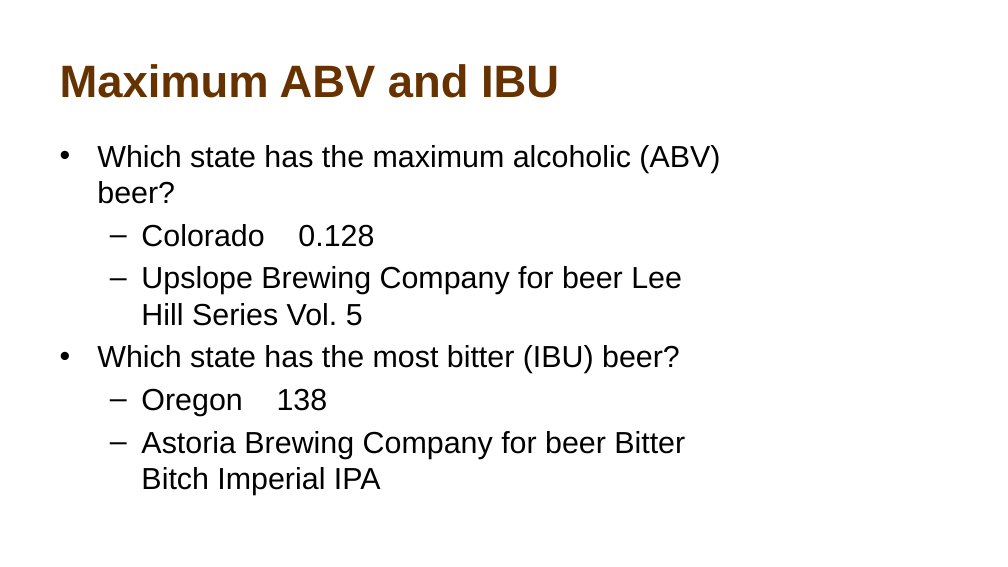
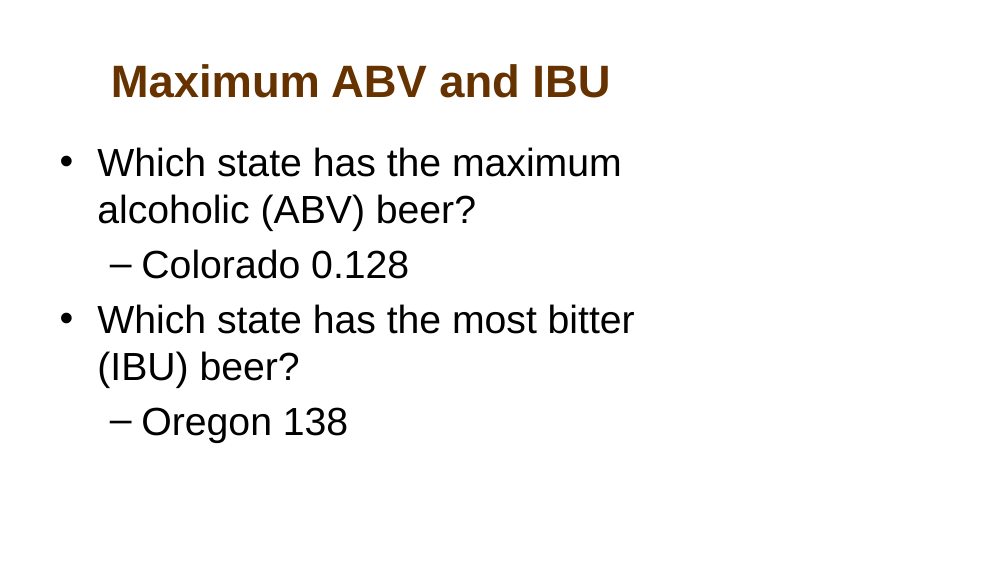
Before and after one commit to atiakor0/Beer_Study, a slide deck: slide 11 of Beer Study.pptx. Drawn at 1008x567 pixels with LibreOffice and Linux fonts; fonts in the diff are those of the drawing; background and template pictures are left out. Boxes give left, top, right and bottom in pixels: in the first picture for what was removed or moved away, otherwise in the second. Text is boxed around its words. In the diff, an @@ line names an element or a change of style, - is before the commit and + after.

```diff
--- a/Beer Study.pptx
+++ b/Beer Study.pptx
@@ title "Maximum ABV and IBU": place and size @@
-title "Maximum ABV and IBU" at (60, 64, 559, 98)
+title "Maximum ABV and IBU" at (111, 64, 610, 98)
@@ title "Maximum ABV and IBU" at (111, 64, 610, 98): alignment left to centre @@
@@ text "Which state has the maximum ..." at (97, 147, 635, 443): size 21.7 to 28 pt; more space between paragraphs @@
@@ text at (141, 266, 682, 326): paragraph removed @@
-  – Upslope Brewing Company for beer Lee Hill Series Vol. 5
@@ text at (141, 431, 685, 495): paragraph removed @@
-  – Astoria Brewing Company for beer Bitter Bitch Imperial IPA
```
Also in this commit, not shown: 15 other slides changed, 1 slide added, 1 slide removed, 3 other files.
